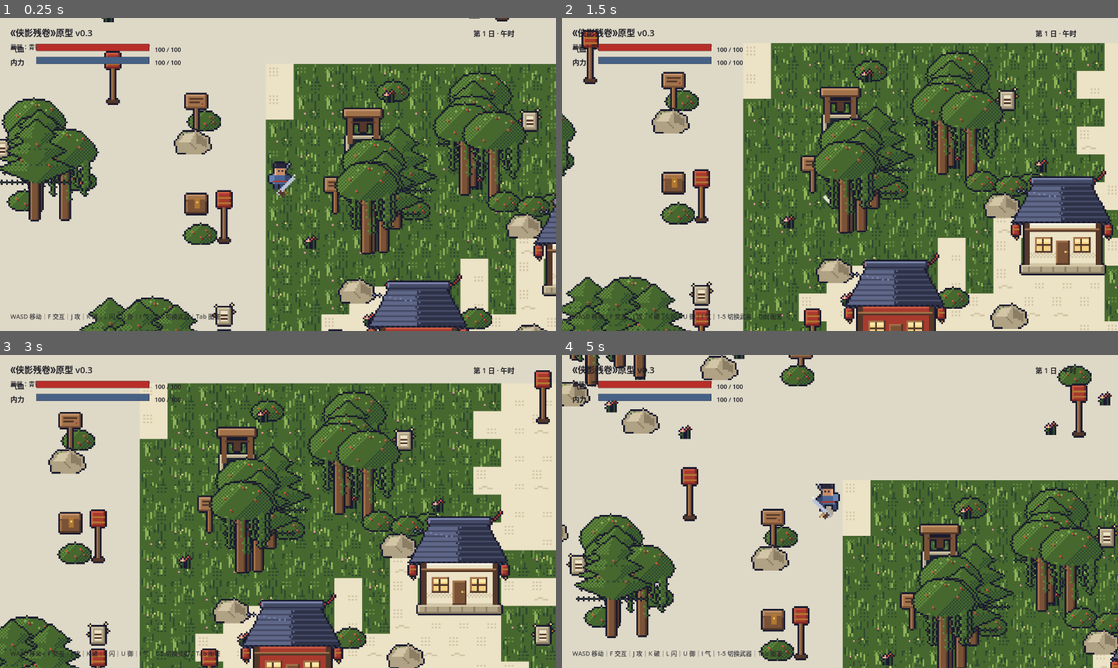
Above: before the commit, frames 1-4 (two rows, left to right).
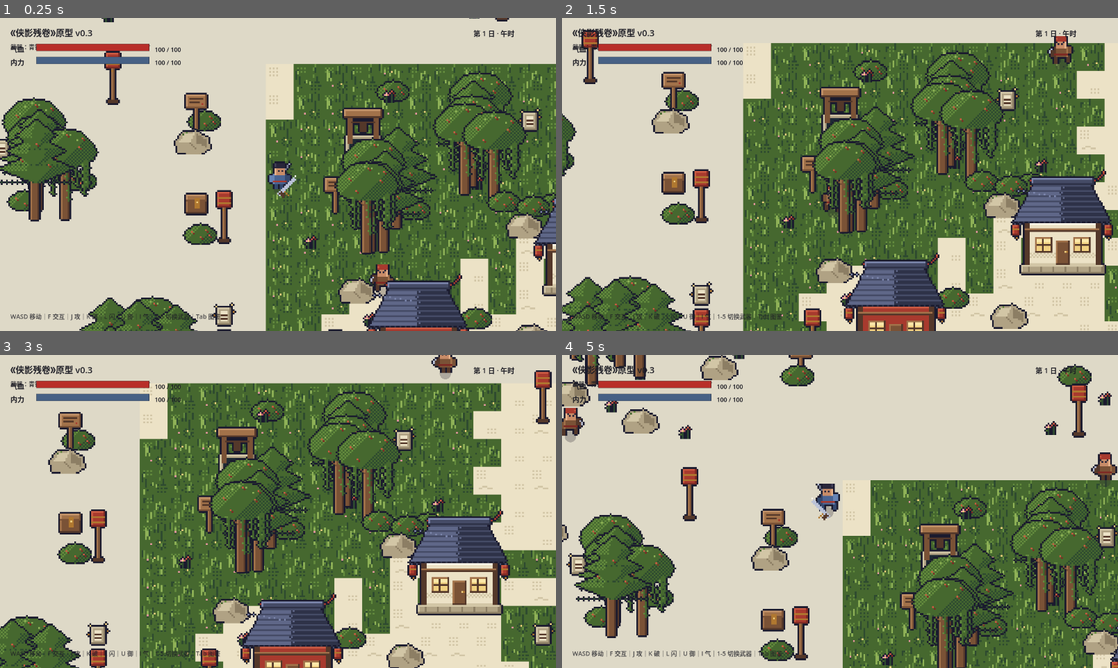
Above: after the commit, the same moments.

Repository: xianshixi26/xiaying-canjuan
Game: Godot game, scene res://scenes/Main.tscn
Same seed, same stepped clock (60 frames per second), same inputs: the game is played once before the commit and once after it.
Inputs:
- Up to frame 1 (0.25 s): no input
- Up to frame 2 (1.5 s): hold D (move_right) 0.53-1.28 s; hold K (heavy) 0.53-1.28 s; tap Space at 0.77 s; hold S (move_down) from 1.28 s (still down); tap J (attack) at 1.35 s
- Up to frame 3 (3 s): tap Space at 1.52 s; tap K (heavy) at 1.55, 2.3 s; release S (move_down) at 2.03 s; hold D (move_right) 2.03-2.78 s; hold U (block) 2.03-2.78 s; hold W (move_up) from 2.78 s (still down); tap L (dodge) at 2.85 s
- Up to frame 4 (5 s): tap Space at 3.02, 3.77, 4.52 s; tap K (heavy) at 3.05, 4.55 s; release W (move_up) at 3.53 s; hold K (heavy) 3.53-4.28 s; hold A (move_left) from 3.53 s (still down); tap F (interact) at 4.35 s

The runs differ from the first frame. In frame 1, 0.3% of the frame differs, in the area x 49-71%, y 50-90%; in frame 2, 0.4%; in frame 3, 0.2%; in frame 4, 0.7%, in the area x 0-100%, y 16-53%.

Commit message:
[Step 0.7] 手持武器位置修正+挥舞动作 + 敌人增至12并持续反复生成 (D-024)

Diff:
--- a/scripts/main.gd
+++ b/scripts/main.gd
@@ -32,6 +32,10 @@
 var _village_bounds := Rect2()
 var _interactables: Array = []
 var _pending_weapons: Array = ["saber", "fist", "dart", "staff"]
+var _spawn_points: Array = []
+var _spawn_timer := 6.0
+const ENEMY_CAP := 14
+const SPAWN_INTERVAL := 10.0
 
 func _ready() -> void:
 	y_sort_enabled = true
@@ -50,6 +54,7 @@
 		enemy.position = pos
 		enemy.setup(player, pos)
 		add_child(enemy)
+	_spawn_points = info["enemy_spawns"]
 	for pos: Vector2 in info["chests"]:
 		_register_chest(pos, "village")
 	for pos: Vector2 in info["clues"]:
@@ -62,9 +67,30 @@
 			_village_nodes.append(c)
 	print("《侠影残卷》原型 v0.6 启动成功｜F 交互（宝箱/调查点/房屋）｜J攻 K破 L闪 U御 I气｜1-5 切换武器（初始仅剑）｜Tab 武学图鉴")
 
-func _process(_delta: float) -> void:
+func _process(delta: float) -> void:
 	var it := _nearest_interactable()
 	hud.set_prompt("" if it.is_empty() else "按 F %s" % str(it["label"]))
+	# 敌人持续反复生成（D-024）：仅村庄、远离玩家处刷新
+	if not in_interior:
+		_spawn_timer -= delta
+		if _spawn_timer <= 0.0:
+			_spawn_timer = SPAWN_INTERVAL
+			_try_spawn_enemy()
+
+func _try_spawn_enemy() -> void:
+	if get_tree().get_nodes_in_group("enemies").size() >= ENEMY_CAP:
+		return
+	var candidates: Array = []
+	for pos: Vector2 in _spawn_points:
+		if player.global_position.distance_to(pos) > 480.0:
+			candidates.append(pos)
+	if candidates.is_empty():
+		return
+	var pos: Vector2 = candidates[randi() % candidates.size()]
+	var enemy := EnemyScript.new()
+	enemy.position = pos
+	enemy.setup(player, pos)
+	add_child(enemy)
 
 func _unhandled_input(event: InputEvent) -> void:
 	if event.is_action_pressed("interact"):
--- a/scripts/map_builder.gd
+++ b/scripts/map_builder.gd
@@ -41,7 +41,8 @@
 		"enemy_spawns": [
 			_tile_to_world(7, 5), _tile_to_world(40, 6), _tile_to_world(43, 20),
 			_tile_to_world(6, 18), _tile_to_world(41, 28), _tile_to_world(16, 29),
-			_tile_to_world(31, 13), _tile_to_world(9, 28),
+			_tile_to_world(31, 13), _tile_to_world(9, 28), _tile_to_world(18, 11),
+			_tile_to_world(36, 19), _tile_to_world(28, 24), _tile_to_world(13, 15),
 		],
 		"doors": doors,
 		"chests": [
--- a/scripts/player.gd
+++ b/scripts/player.gd
@@ -139,7 +139,16 @@
 		_spr.flip_h = facing.x < 0.0
 	_spr.self_modulate = Color(2.2, 0.7, 0.7) if _hit_flash > 0.0 else Color.WHITE
 	if _w_spr != null:
-		_w_spr.offset = facing.normalized() * 20.0 + Vector2(0, -14)
+		# 手持武器：常态在手侧；攻击时沿弧线挥舞（2px 量化保持像素感，D-024）
+		var swing := 0.0
+		var remain := maxf(_slash_time, _heavy_time)
+		if remain > 0.0:
+			var total := 0.25 if _heavy_time > 0.0 else 0.18
+			var t := 1.0 - clampf(remain / total, 0.0, 1.0)
+			swing = lerpf(-1.15, 1.15, t)
+		var w_ang := facing.angle() + swing
+		var w_off := Vector2(cos(w_ang), sin(w_ang)) * 22.0 + Vector2(0, -12)
+		_w_spr.offset = (w_off / 2.0).round() * 2.0
 		_w_spr.flip_h = facing.x < 0.0
 		_w_spr.self_modulate = _spr.self_modulate
 	queue_redraw()
Not shown, changed: docs/DECISIONS.md
